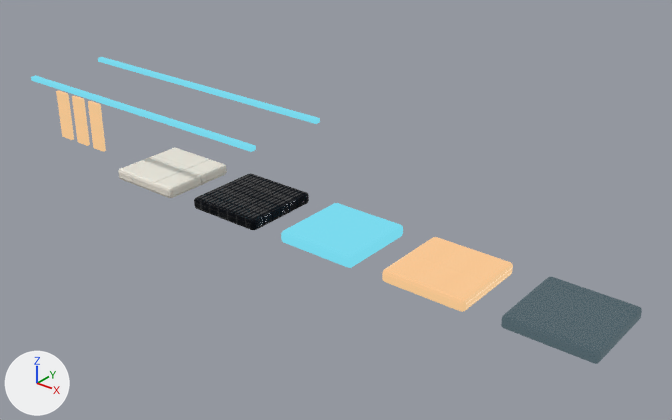
Before and after pictures for a commit that changed the Blender file assets/ships/m4_helios_civilian/blender/helios_civilian_family_kit.blend.
Before and after are seen from a 50 mm camera at (8.58, -7.35, 4.82) aimed at (2.79, -0.1, 0.33). The lights are fixed; the arrows at lower left show +X, +Y and +Z. The picture after the commit comes second.

The older version as bpy lines, for what is in view:
```python
ob_hazard_chevron_00 = bpy.data.objects.new('Hazard_Chevron_00', me_cube_007)
ob_hazard_chevron_00.location = (0.0, -1.5, 1.2)
ob_hazard_chevron_01 = bpy.data.objects.new('Hazard_Chevron_01', me_cube_008)
ob_hazard_chevron_01.location = (0.28, -1.5, 1.2)
ob_hazard_chevron_02 = bpy.data.objects.new('Hazard_Chevron_02', me_cube_009)
ob_hazard_chevron_02.location = (0.56, -1.5, 1.2)
ob_identity_rail_p = bpy.data.objects.new('Identity_Rail_P', me_cube_005)
ob_identity_rail_p.location = (0.0, 0.55, 1.0)
ob_identity_rail_s = bpy.data.objects.new('Identity_Rail_S', me_cube_006)
ob_identity_rail_s.location = (0.0, -0.55, 1.0)
ob_swatch_material_cyan = bpy.data.objects.new('Swatch_Material_Cyan', me_cube_002)
ob_swatch_material_cyan.location = (2.8, 0.0, 0.0)
ob_swatch_material_hull = bpy.data.objects.new('Swatch_Material_Hull', me_cube)
ob_swatch_material_hull.location = (0.0, 0.0, 0.0)
ob_swatch_material_warm = bpy.data.objects.new('Swatch_Material_Warm', me_cube_003)
ob_swatch_material_warm.location = (4.2, 0.0, 0.0)
# also in view: 'Swatch_Material_Glass' at (5.6, 0.0, 0.0); 'Swatch_Material_Mechanical' at (1.4, 0.0, 0.0)
```
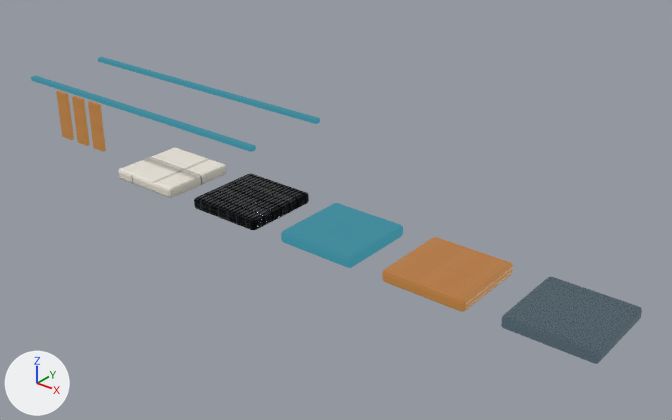
Changed parts and their boxes (x1, y1, x2, y2) in the pictures (672 x 420 px):
'Swatch_Material_Warm', recoloured (beige to orange): (382, 237, 513, 312) in both
'Swatch_Material_Cyan', recoloured (darker): (281, 203, 403, 268) in both
'Identity_Rail_S', recoloured: (31, 75, 256, 152) in both
'Identity_Rail_P', recoloured: (98, 57, 320, 124) in both
'Hazard_Chevron_02', recoloured (beige to brown): (88, 101, 106, 152) in both
'Hazard_Chevron_01', recoloured (beige to brown): (72, 96, 90, 146) in both
'Hazard_Chevron_00', recoloured (beige to brown): (56, 90, 74, 140) in both

The change, as a list of edits to the scene's bpy script:
```text
Change mat_material_cyan:
    remove # nodes: BsdfPrincipled, NormalMap, OutputMaterial, SeparateColor, TexImage x3
    remove # colours: cyan #7ce5f9
    nodes: BsdfPrincipled, CombineColor, Mix, NormalMap, OutputMaterial, SeparateColor, TexImage x3
    colours: cyan #50c4dd
Change mat_material_warm:
    remove # nodes: BsdfPrincipled, NormalMap, OutputMaterial, SeparateColor, TexImage x3
    remove # colours: beige #ffd79e
    nodes: BsdfPrincipled, CombineColor, Mix, NormalMap, OutputMaterial, SeparateColor, TexImage x3
    colours: orange #f6b861
```
